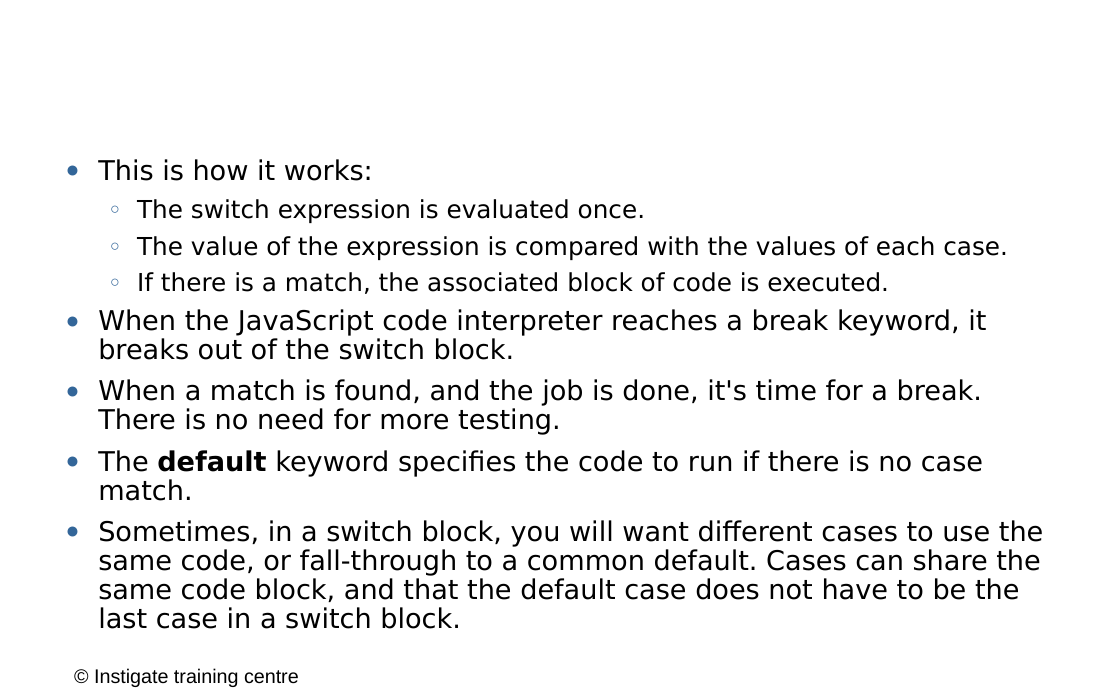
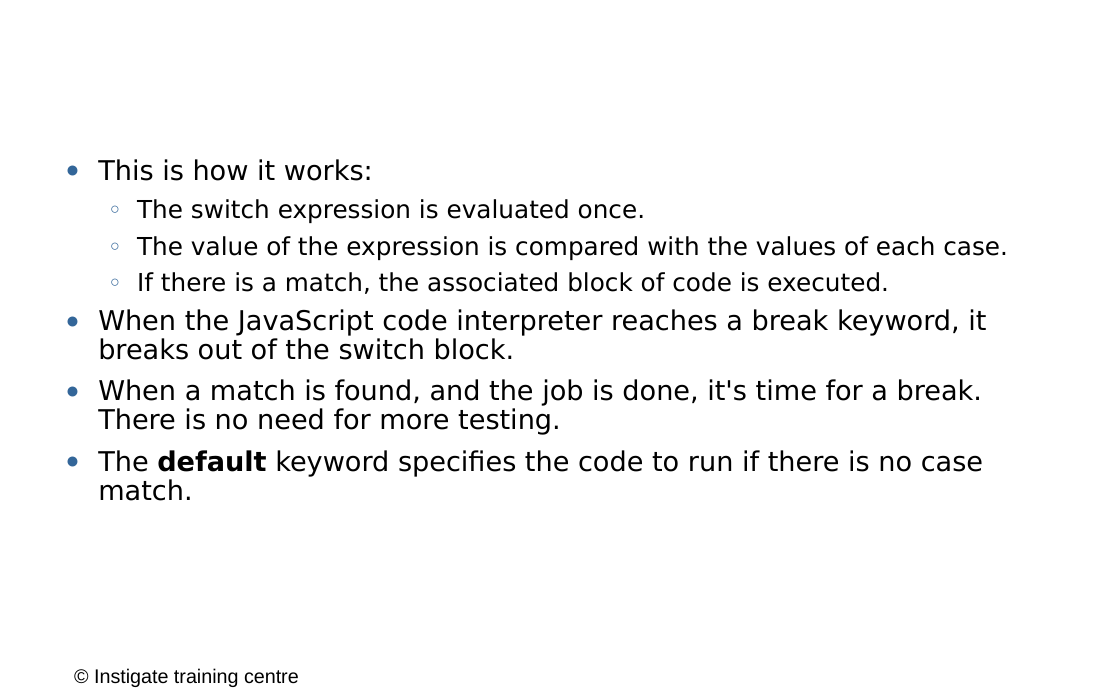
Before and after one commit to ITC-Vanadzor/ITC-7, a slide deck: slide 6 of Presentations/Javascript/3_control_constructs.odp (slide 7 before the commit). Drawn at 1120x700 pixels with LibreOffice and Linux fonts; fonts in the diff are those of the drawing; background and template pictures are left out. Boxes give left, top, right and bottom in pixels: in the first picture for what was removed or moved away, otherwise in the second. Text is boxed around its words. In the diff, an @@ line names an element or a change of style, - is before the commit and + after.

```diff
--- a/Presentations/Javascript/3_control_constructs.odp
+++ b/Presentations/Javascript/3_control_constructs.odp
@@ text at box(98, 520, 1044, 629): paragraph removed @@
-● Sometimes, in a switch block, you will want different cases to use the same code, or fall-through to a common default. Cases can share the same code block, and that the default case does not have to be the last case in a switch block.
```
Also in this commit, not shown: 9 other slides changed, 2 slides removed, 1 other file.
